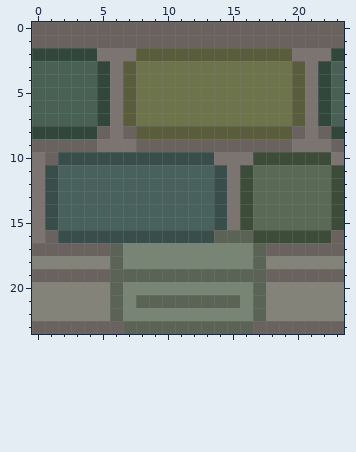
Two states of a pixel-art sprite, Images/Terrenos/MuroMedio.png. Above is the file before it was changed.
The file is 24x24 pixels. Colours within 5 levels of each other are drawn and written as one.
Now the later version:
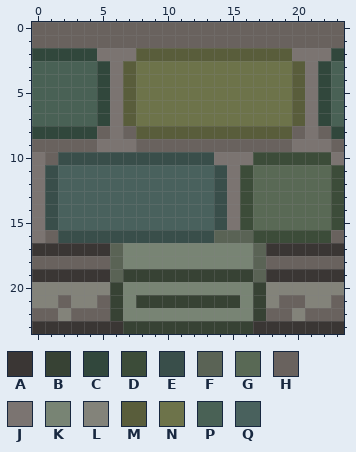
Palette (. is transparent): A #3a3634  B #374234  C #31473c  D #3c4c39  E #394e4a  F #5a6355  G #596955  H #69625e  J #7b7471  K #788474  L #83837a  M #595d3b  N #6d734a  P #496155  Q #49615d
Edits made:
@@ x 0..23 @@
 16 JHEEEEEEEEEEEEFFFDDDDDDH
-17 HHHHHHFKKKKKKKKKKFHHHHHH
-18 LLLLLLFKKKKKKKKKKFLLLLLL
-19 HHHHHHFFFFFFFFFFFFHHHHHH
-20 LLLLLLFKKKKKKKKKKFLLLLLL
-21 LLLLLLFKFFFFFFFFKFLLLLLL
-22 LLLLLLFKKKKKKKKKKFLLLLLL
-23 HHHHHHHFFFFFFFFFFHHHHHHH
+17 AAAAAAFKKKKKKKKKKFAAAAAA
+18 HHHHHHFKKKKKKKKKKFHHHHHH
+19 AAAAAAFBBBBBBBBBBFAAAAAA
+20 LLLLLLBKKKKKKKKKKBLLLLLL
+21 LLHLLHBKBBBBBBBBKBLHHLLH
+22 HHLHHHBKKKKKKKKKKBHHLHHH
+23 AAAAAAABBBBBBBBBBAAAAAAA
